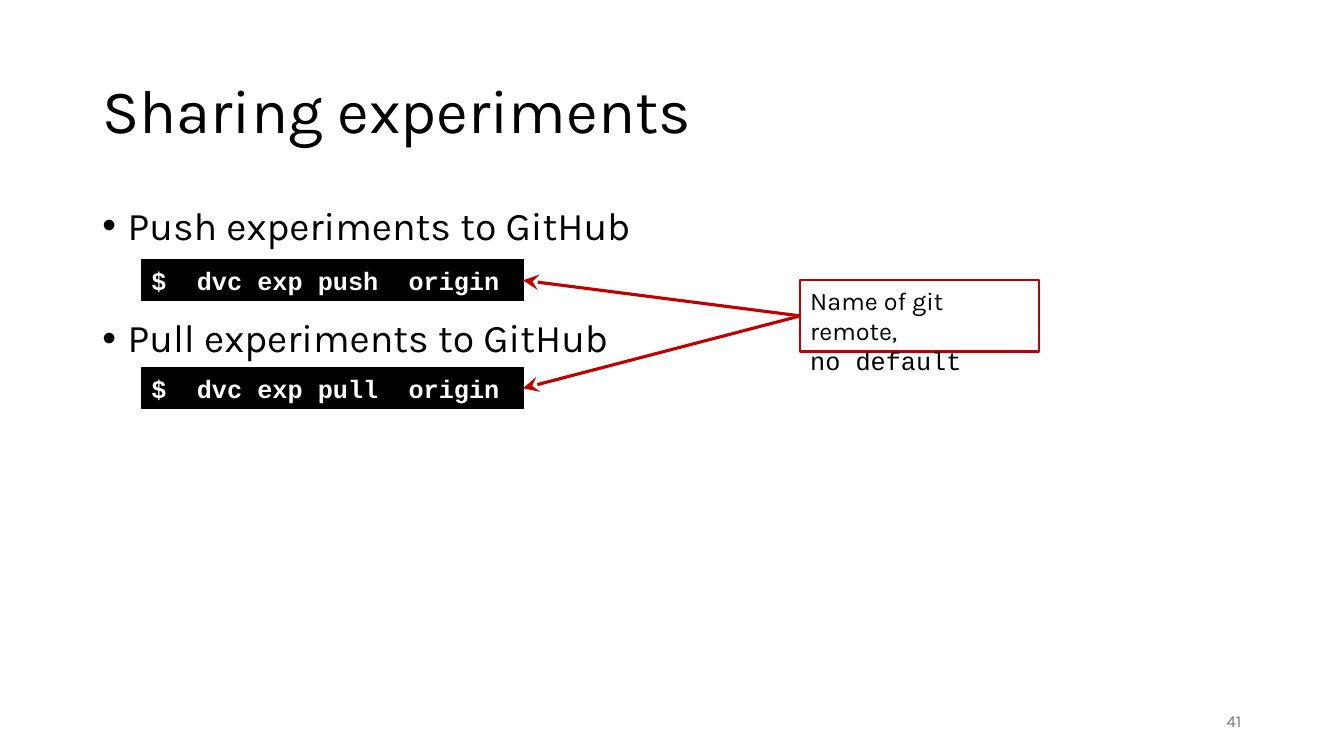
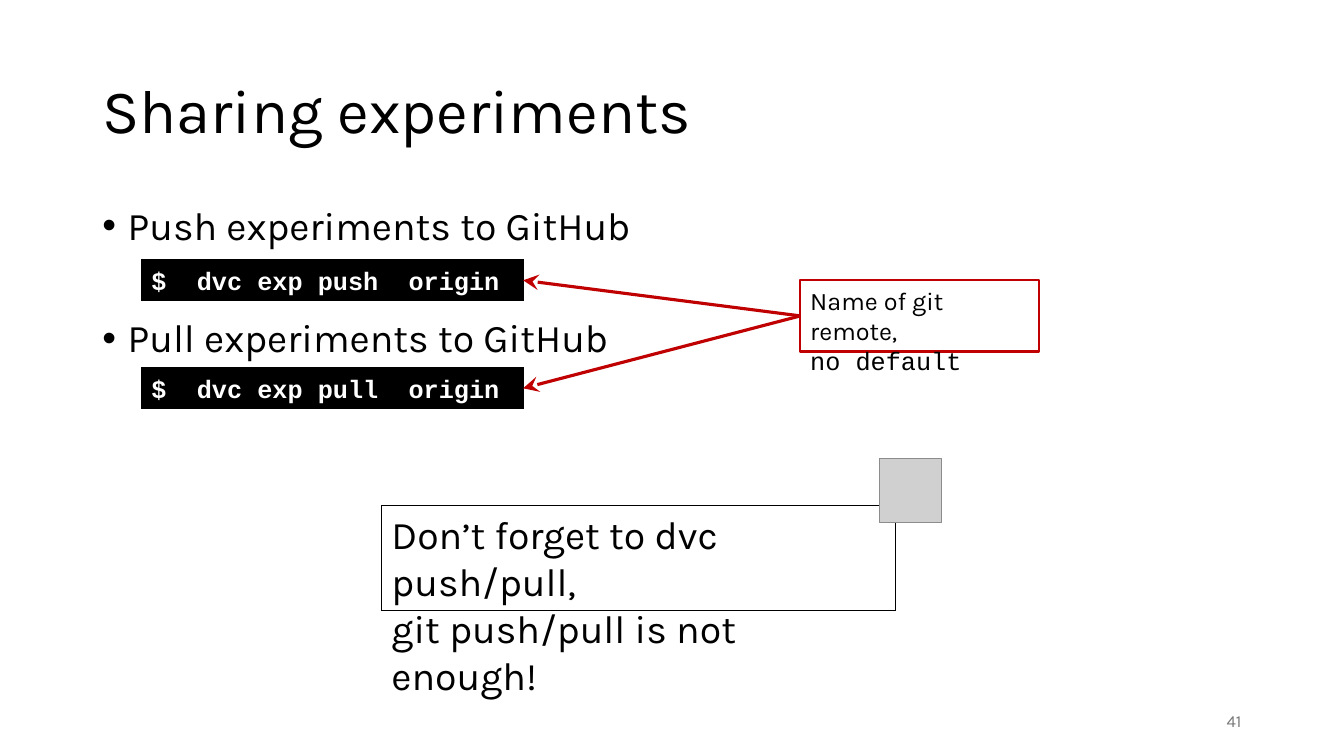
Before and after one commit to gjbex/MLOps-on-HPC, a slide deck: slide 41 of mlops_on_hpc.pptx. Drawn at 1344x756 pixels with LibreOffice and Linux fonts; fonts in the diff are those of the drawing; grey boxes stand for pictures. Boxes give left, top, right and bottom in pixels: in the first picture for what was removed or moved away, otherwise in the second. Text is boxed around its words. In the diff, an @@ line names an element or a change of style, - is before the commit and + after.

Commit message:
Add warnings on push/pull DVC vs. git

```diff
--- a/mlops_on_hpc.pptx
+++ b/mlops_on_hpc.pptx
@@ picture added at (880,459,943,523) @@
@@ rectangle added at (382,505,896,610), outline #000000 0.75 pt, 28 pt, text #000000 @@
+Don’t forget to dvc push/pull,
+git push/pull is not enough!
```
